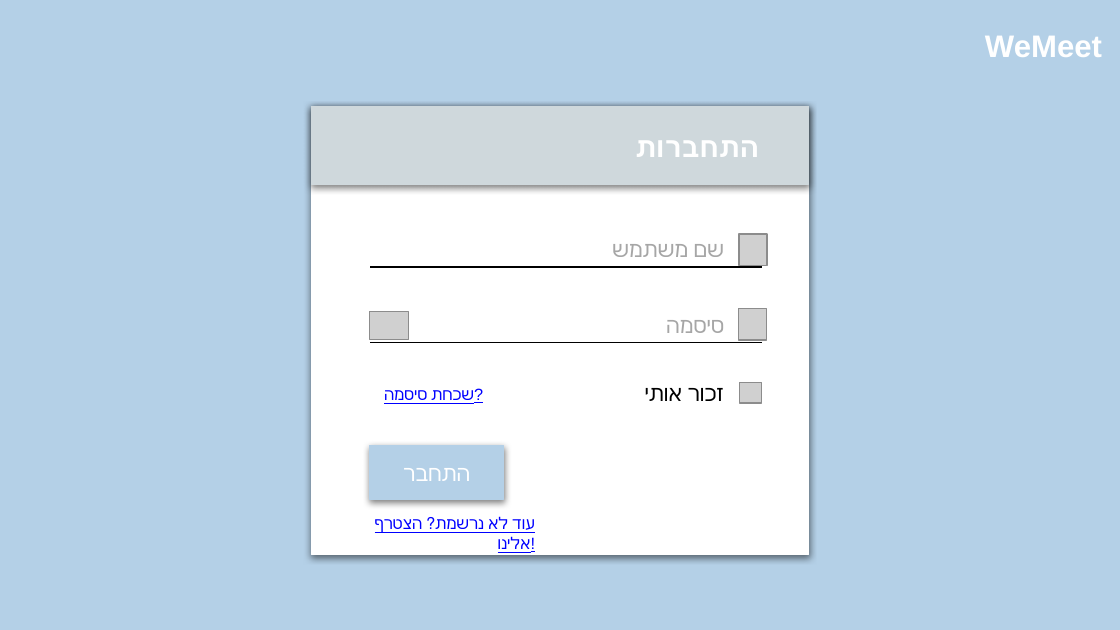
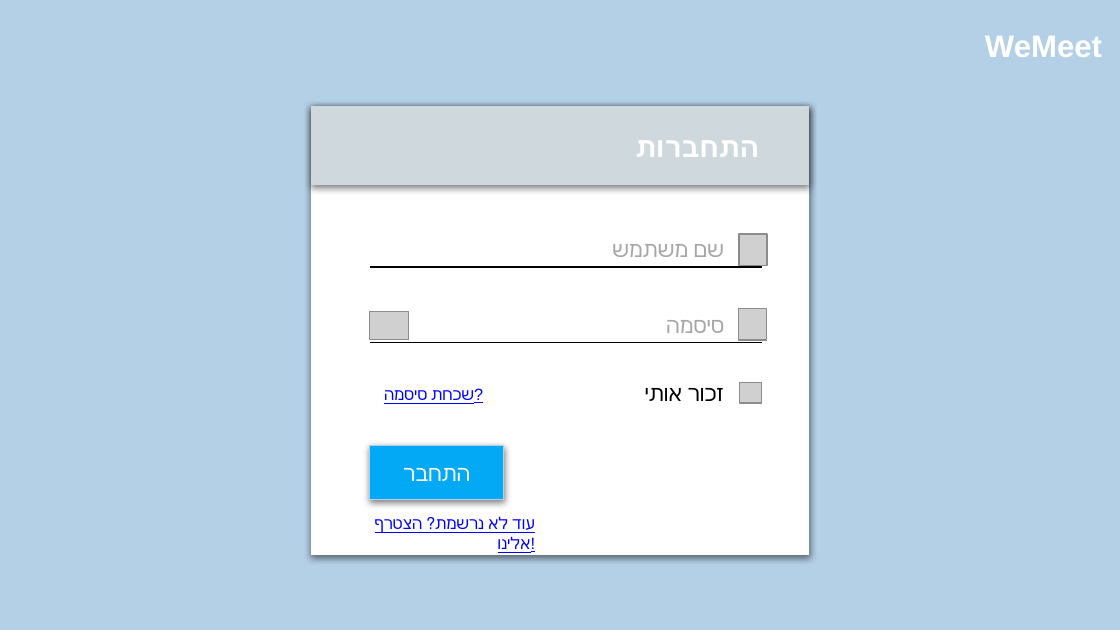
Before and after one commit to golankiviti/WeMeet, a slide deck: slide 1 of ux_course/מסכים.pptx. Drawn at 1120x630 pixels with LibreOffice and Linux fonts; fonts in the diff are those of the drawing; grey boxes stand for pictures. Boxes give left, top, right and bottom in pixels: in the first picture for what was removed or moved away, otherwise in the second. Text is boxed around its words. In the diff, an @@ line names an element or a change of style, - is before the commit and + after.

```diff
--- a/ux_course/מסכים.pptx
+++ b/ux_course/מסכים.pptx
@@ rectangle "התחבר" at [370,446,504,500]: fill #B4D0E7 to #03A9F4 @@
```
Also in this commit, not shown: 2 other slides changed, 2 other files.
